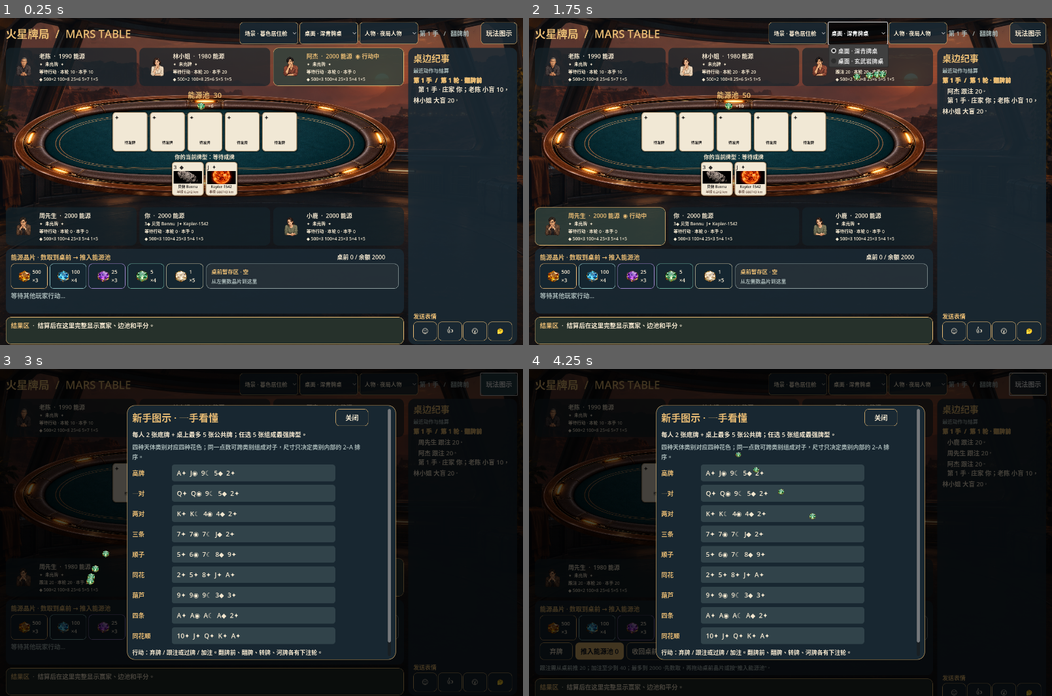
Above: before the commit, frames 1-4 (two rows, left to right).
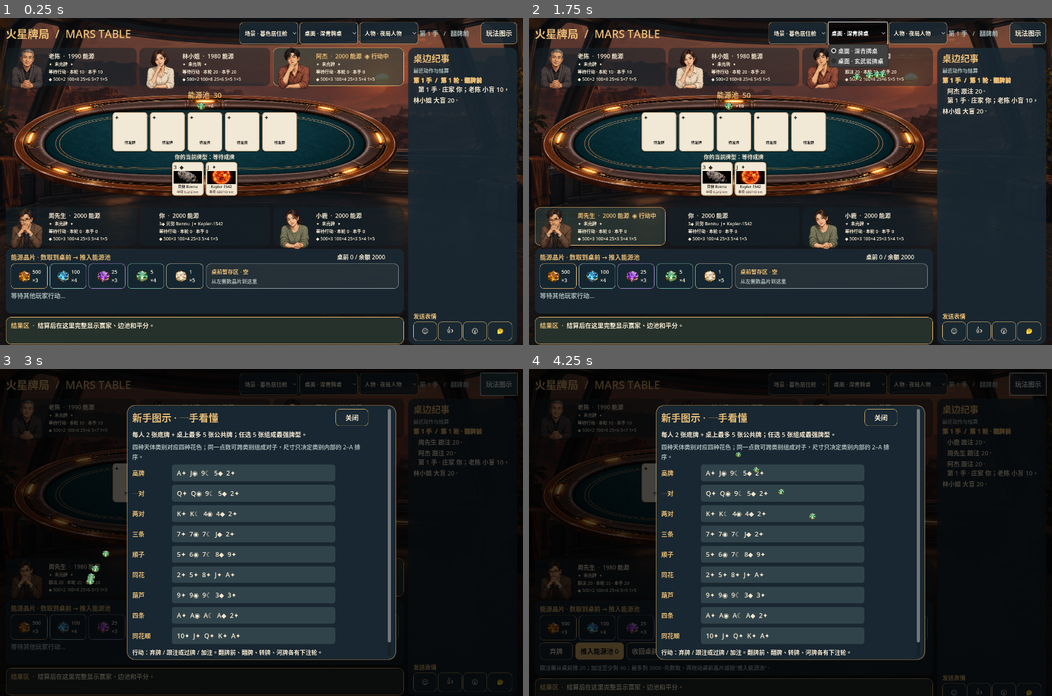
Above: after the commit, the same moments.

Repository: fig55/Mars-3050
Game: Godot game, scene res://scenes/Main.tscn
Same seed, same stepped clock (60 frames per second), same inputs: the game is played once before the commit and once after it.
Inputs (mouse positions are in pixels of both pictures, inside the frame that each line leads up to):
- Up to frame 1 (0.25 s): no input
- Up to frame 2 (1.75 s): click "场景 · 暮色居住舱" at 0.5 s; click "桌面 · 深青牌桌" at 1.25 s
- Up to frame 3 (3 s): click "人物 · 夜局人物" at 2 s; click "玩法图示" at 2.75 s
- Up to frame 4 (4.25 s): click (560, 627) at 3.52 s

The runs differ from the first frame. In frame 1, 4.5% of the frame differs, in the area x 2-75%, y 9-71%; in frame 2, 4.4%; in frame 3, 0.7%; in frame 4, 0.8%.

Commit message:
style(godot): bring player portraits closer to table

Diff:
--- a/godot/scripts/main.gd
+++ b/godot/scripts/main.gd
@@ -371,7 +371,7 @@
 func _create_seat(parent: HBoxContainer, seat: int) -> void:
 	var panel := PanelContainer.new()
 	panel.size_flags_horizontal = Control.SIZE_EXPAND_FILL
-	panel.add_theme_stylebox_override("panel", _panel(Color("14232ab3"), 14))
+	panel.add_theme_stylebox_override("panel", _panel(Color("14232a88"), 14))
 	parent.add_child(panel)
 	seat_boxes.resize(6)
 	seat_labels.resize(6)
@@ -381,12 +381,17 @@
 	var row := HBoxContainer.new()
 	row.add_theme_constant_override("separation", 8)
 	panel.add_child(row)
+	var portrait_holder := Control.new()
+	portrait_holder.custom_minimum_size = Vector2(96, 74) if seat != 0 else Vector2(32, 74)
+	portrait_holder.mouse_filter = Control.MOUSE_FILTER_IGNORE
+	row.add_child(portrait_holder)
 	var portrait := TextureRect.new()
-	portrait.custom_minimum_size = Vector2(70, 74)
+	portrait.size = Vector2(103, 124)
+	portrait.position = Vector2(-8, -14)
 	portrait.expand_mode = TextureRect.EXPAND_IGNORE_SIZE
 	portrait.stretch_mode = TextureRect.STRETCH_KEEP_ASPECT_CENTERED
 	portrait.mouse_filter = Control.MOUSE_FILTER_IGNORE
-	row.add_child(portrait)
+	portrait_holder.add_child(portrait)
 	seat_portraits[seat] = portrait
 	var inner := VBoxContainer.new()
 	inner.add_theme_constant_override("separation", 2)
@@ -415,7 +420,7 @@
 		var stacks: Array = Crystals.split(player.stack, true)
 		var crystals_text := " ".join(stacks.map(func(group): return "%d×%d" % [group.value, group.count - (selected.get(group.value, 0) if i == 0 else 0)]))
 		seat_card_labels[i].text = "%s\n%s · 本轮 %d · 本手 %d\n◆ %s" % [cards_text, player.last, player.bet, player.total, crystals_text if not crystals_text.is_empty() else "无晶片"]
-		seat_boxes[i].add_theme_stylebox_override("panel", _panel(Color("30403bd9") if game.actor == i else Color("14232ab3"), 14, GOLD if game.actor == i else Color.TRANSPARENT))
+		seat_boxes[i].add_theme_stylebox_override("panel", _panel(Color("30403baa") if game.actor == i else Color("14232a88"), 14, GOLD if game.actor == i else Color.TRANSPARENT))
 	for i in range(5):
 		if i < game.board.size():
 			var card: Dictionary = game.board[i]
--- a/godot/visuals/catalog.json
+++ b/godot/visuals/catalog.json
@@ -8,7 +8,7 @@
     {"id": "basalt", "name": "玄武岩牌桌", "image": "res://visuals/assets/oval-basalt-table.png", "color": "#302f34", "border": "#a17c62"}
   ],
   "people": [
-    {"id": "night", "name": "夜局人物", "atlas": "res://visuals/assets/night-players.png", "regions": [[], [0, 0, 396, 793], [396, 0, 397, 793], [793, 0, 397, 793], [1190, 0, 396, 793], [1586, 0, 397, 793]], "portraits": ["", "", "", "", "", ""]},
+    {"id": "night", "name": "夜局人物", "atlas": "res://visuals/assets/night-players.png", "regions": [[], [0, 125, 396, 540], [396, 125, 397, 540], [793, 125, 397, 540], [1190, 125, 396, 540], [1586, 125, 397, 540]], "portraits": ["", "", "", "", "", ""]},
     {"id": "names", "name": "仅显示席位", "atlas": "", "regions": [[], [], [], [], [], []], "portraits": ["", "", "", "", "", ""]}
   ]
 }
